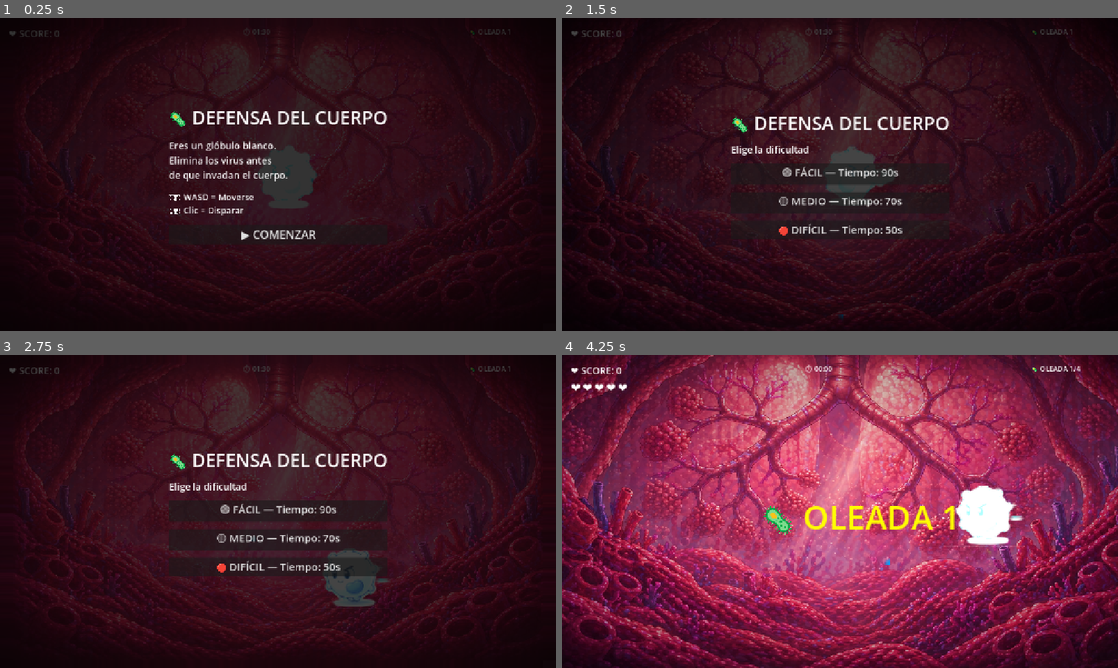
Above: before the commit, frames 1-4 (two rows, left to right).
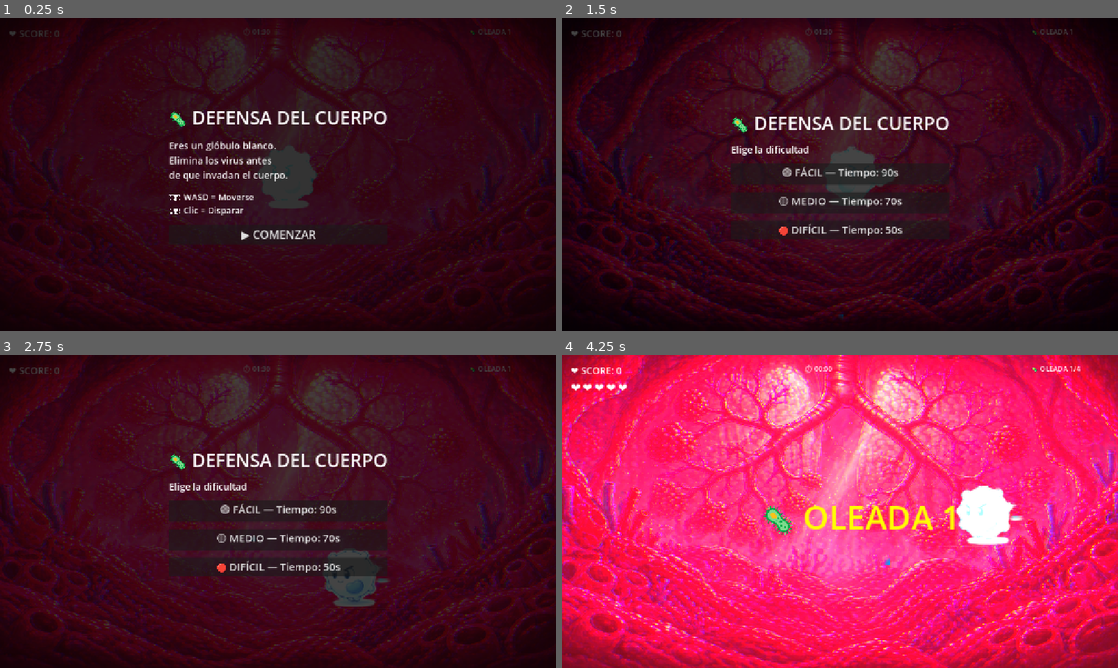
Above: after the commit, the same moments.

Repository: Stiven1128/defensa-del-cuerpo
Game: Godot game, scene res://scenes/main.tscn
The game is run twice, just before and just after one commit, with the same random seed, the same clock (stepped at 60 frames per second) and the same inputs.
Inputs (mouse positions are in pixels of both pictures, inside the frame that each line leads up to):
- Up to frame 1 (0.25 s): no input
- Up to frame 2 (1.5 s): click "▶ COMENZAR" at 0.5 s; move the mouse to (962, 158) at 1.27 s; press the mouse at (962, 158) at 1.28 s; hold D (move_right) from 1.28 s (still down)
- Up to frame 3 (2.75 s): move the mouse to (166, 527) at 2.02 s; release D (move_right) at 2.03 s; release the mouse at (166, 527) at 2.03 s; hold Down (move_down) from 2.03 s (still down); click (166, 527) at 2.1 s
- Up to frame 4 (4.25 s): move the mouse to (895, 442) at 2.77 s; release Down (move_down) at 2.78 s; press the mouse at (895, 442) at 2.78 s; hold D (move_right) 2.78-3.53 s; move the mouse to (812, 574) at 3.52 s; release the mouse at (812, 574) at 3.53 s; hold Up (move_up) from 3.53 s (still down); click (812, 574) at 3.6 s

The runs differ from the first frame. In frame 1, 6.8% of the frame differs, in the area x 0-100%, y 0-100%; in frame 2, 15%; in frame 3, 21%; in frame 4, 97%.

Commit message:
Actualizacion de shader main

Diff:
--- a/Proyecto Final/lung-defense-game/scenes/main.tscn
+++ b/Proyecto Final/lung-defense-game/scenes/main.tscn
@@ -9,11 +9,19 @@
 
 [sub_resource type="ShaderMaterial" id="ShaderMaterial_tipki"]
 shader = ExtResource("2_o6xl0")
-shader_parameter/pulse_speed = 0.8
-shader_parameter/pulse_strength = 0.08
+shader_parameter/heartbeat_speed = 1.2
+shader_parameter/heartbeat_strength = 0.018
+shader_parameter/breath_speed = 0.4
+shader_parameter/breath_strength = 0.012
 shader_parameter/glow_strength = 0.4
-shader_parameter/glow_color = Color(1, 0.2, 0.3, 1)
+shader_parameter/blood_color = Color(0.9, 0.1, 0.15, 1)
+shader_parameter/saturation_boost = 1.3
+shader_parameter/contrast_boost = 1.15
 shader_parameter/vignette_strength = 0.6
+shader_parameter/vignette_roundness = 1.2
+shader_parameter/noise_strength = 0.008
+shader_parameter/noise_speed = 0.6
+shader_parameter/chromatic_strength = 0.003
 
 [node name="Main" type="Node2D"]
 script = ExtResource("1_jyhfs")
--- a/Proyecto Final/lung-defense-game/shader/main.gdshader
+++ b/Proyecto Final/lung-defense-game/shader/main.gdshader
@@ -1,28 +1,103 @@
 shader_type canvas_item;
 
-uniform float pulse_speed : hint_range(0.1, 3.0) = 0.8;
-uniform float pulse_strength : hint_range(0.0, 0.3) = 0.08;
-uniform float glow_strength : hint_range(0.0, 2.0) = 0.4;
-uniform vec4 glow_color : source_color = vec4(1.0, 0.2, 0.3, 1.0);
-uniform float vignette_strength : hint_range(0.0, 2.0) = 0.6;
+// ── Latido ────────────────────────────────────────────
+uniform float heartbeat_speed : hint_range(0.1, 3.0) = 1.2;
+uniform float heartbeat_strength : hint_range(0.0, 0.05) = 0.018;
+
+// ── Respiración ───────────────────────────────────────
+uniform float breath_speed : hint_range(0.1, 2.0) = 0.4;
+uniform float breath_strength : hint_range(0.0, 0.03) = 0.012;
+
+// ── Color y brillo ────────────────────────────────────
+uniform float glow_strength : hint_range(0.0, 1.0) = 0.25;
+uniform vec4 blood_color : source_color = vec4(0.9, 0.1, 0.15, 1.0);
+uniform float saturation_boost : hint_range(0.0, 2.0) = 1.3;
+uniform float contrast_boost : hint_range(0.5, 2.0) = 1.15;
+
+// ── Viñeta ────────────────────────────────────────────
+uniform float vignette_strength : hint_range(0.0, 3.0) = 1.4;
+uniform float vignette_roundness : hint_range(0.0, 2.0) = 1.2;
+
+// ── Ruido orgánico ────────────────────────────────────
+uniform float noise_strength : hint_range(0.0, 0.05) = 0.008;
+uniform float noise_speed : hint_range(0.0, 3.0) = 0.6;
+
+// ── Aberración cromática ──────────────────────────────
+uniform float chromatic_strength : hint_range(0.0, 0.01) = 0.003;
+
+// Función de ruido simple
+float hash(vec2 p) {
+	return fract(sin(dot(p, vec2(127.1, 311.7))) * 43758.5453);
+}
+
+float noise(vec2 p) {
+	vec2 i = floor(p);
+	vec2 f = fract(p);
+	f = f * f * (3.0 - 2.0 * f);
+	return mix(
+		mix(hash(i), hash(i + vec2(1,0)), f.x),
+		mix(hash(i + vec2(0,1)), hash(i + vec2(1,1)), f.x),
+		f.y
+	);
+}
 
 void fragment() {
-	// Pulso como latido del corazón
-	float pulse = sin(TIME * pulse_speed * 3.14159) * pulse_strength;
-	vec2 uv_pulsed = UV + (UV - vec2(0.5)) * pulse;
-	uv_pulsed = clamp(uv_pulsed, vec2(0.0), vec2(1.0));
+	vec2 uv = UV;
 
-	vec4 tex = texture(TEXTURE, uv_pulsed);
+	// ── 1. LATIDO DEL CORAZÓN ─────────────────────────
+	// Simula dos pulsos rápidos seguidos de una pausa (lub-dub)
+	float t = TIME * heartbeat_speed;
+	float beat1 = exp(-8.0 * fract(t) * fract(t));
+	float beat2 = exp(-8.0 * max(0.0, fract(t) - 0.15) * max(0.0, fract(t) - 0.15)) * 0.6;
+	float heartbeat = (beat1 + beat2) * heartbeat_strength;
+	// El pulso expande desde el centro
+	vec2 center_offset = (uv - vec2(0.5)) * heartbeat;
+	uv -= center_offset;
 
-	// Brillo rojizo pulsante
-	float glow = (sin(TIME * pulse_speed * 3.14159) * 0.5 + 0.5) * glow_strength;
-	tex.rgb += glow_color.rgb * glow * tex.a;
+	// ── 2. RESPIRACIÓN LENTA ──────────────────────────
+	// Movimiento suave de expansión y contracción
+	float breath = sin(TIME * breath_speed * 3.14159) * breath_strength;
+	uv += (uv - vec2(0.5)) * breath;
 
-	// Viñeta oscura en los bordes
-	vec2 center = UV - vec2(0.5);
-	float vignette = 1.0 - dot(center, center) * vignette_strength * 2.0;
-	vignette = clamp(vignette, 0.0, 1.0);
+	// ── 3. RUIDO ORGÁNICO ─────────────────────────────
+	// Pequeñas ondulaciones como tejido vivo
+	float nx = noise(uv * 8.0 + TIME * noise_speed) * 2.0 - 1.0;
+	float ny = noise(uv * 8.0 + TIME * noise_speed + 100.0) * 2.0 - 1.0;
+	uv += vec2(nx, ny) * noise_strength;
+	uv = clamp(uv, vec2(0.001), vec2(0.999));
+
+	// ── 4. ABERRACIÓN CROMÁTICA ───────────────────────
+	// Separa los canales RGB ligeramente para efecto orgánico
+	float r = texture(TEXTURE, uv + vec2(chromatic_strength, 0.0)).r;
+	float g = texture(TEXTURE, uv).g;
+	float b = texture(TEXTURE, uv - vec2(chromatic_strength, 0.0)).b;
+	float a = texture(TEXTURE, uv).a;
+	vec4 tex = vec4(r, g, b, a);
+
+	// ── 5. BOOST DE SATURACIÓN ────────────────────────
+	float luminance = dot(tex.rgb, vec3(0.299, 0.587, 0.114));
+	tex.rgb = mix(vec3(luminance), tex.rgb, saturation_boost);
+
+	// ── 6. BOOST DE CONTRASTE ─────────────────────────
+	tex.rgb = (tex.rgb - 0.5) * contrast_boost + 0.5;
+	tex.rgb = clamp(tex.rgb, 0.0, 1.0);
+
+	// ── 7. BRILLO ROJO PULSANTE (sangre) ─────────────
+	float pulse_glow = (beat1 + beat2 * 0.5) * glow_strength;
+	tex.rgb += blood_color.rgb * pulse_glow * tex.a;
+
+	// ── 8. VIÑETA ORGÁNICA ────────────────────────────
+	// Oscurece los bordes con forma irregular
+	vec2 vig_uv = UV - vec2(0.5);
+	float vig = pow(dot(vig_uv * vec2(1.0, vignette_roundness),
+						vig_uv * vec2(1.0, vignette_roundness)), 0.5);
+	float vignette = 1.0 - smoothstep(0.3, 0.85, vig * vignette_strength);
 	tex.rgb *= vignette;
 
-	COLOR = tex;
+	// ── 9. TONO CÁLIDO EN EL CENTRO ──────────────────
+	float center_dist = 1.0 - length(UV - vec2(0.5)) * 1.8;
+	center_dist = clamp(center_dist, 0.0, 1.0);
+	tex.rgb += vec3(0.08, 0.02, 0.02) * center_dist;
+
+	COLOR = vec4(tex.rgb, a);
 }
